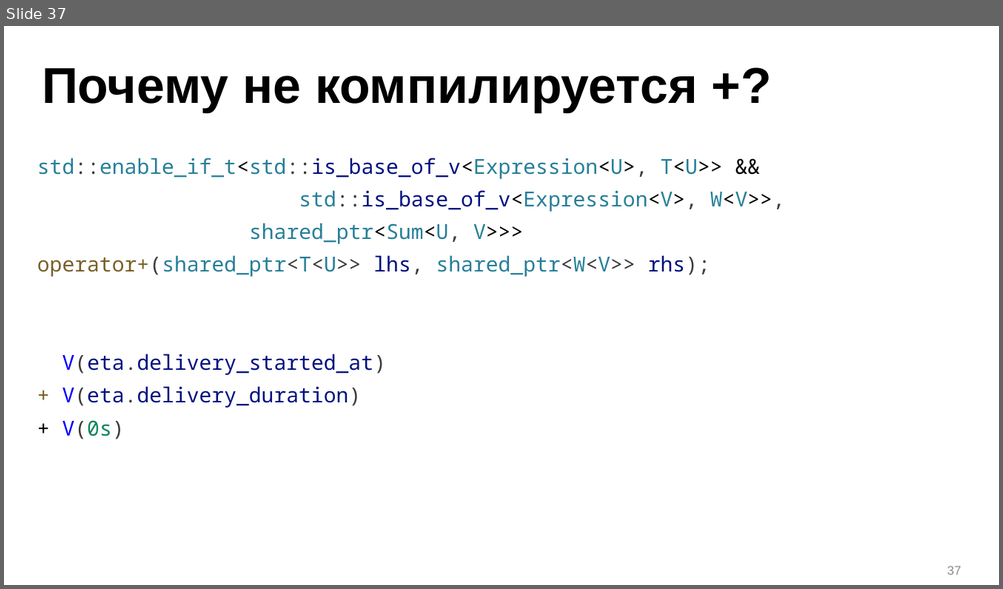
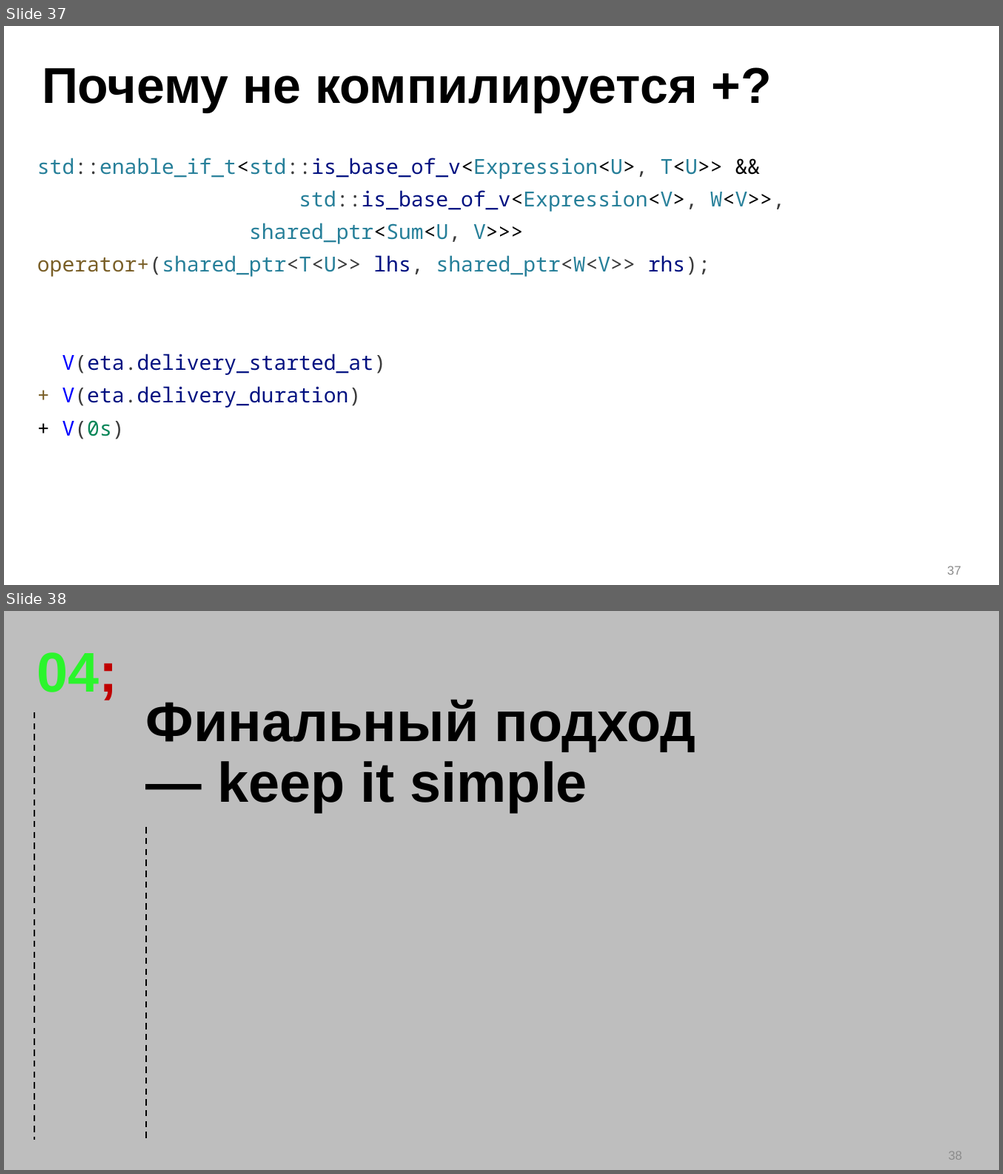
Before and after one commit to ishfb/zcc23, a slide deck: slides_new.pptx. Shown one above the other, each under a label of ours: slide 37 before the commit, slides 37 and 38 after it. The pictures are 1003x589 and 1003x1174 pixels, drawn with LibreOffice and Linux fonts; fonts in the diff are those of the drawing; background and template pictures are left out. Boxes give left, top, right and bottom in pixels: in the first picture for what was removed or moved away, otherwise in the second. Text is boxed around its words. In the diff, an @@ line names an element or a change of style, - is before the commit and + after.

```diff
--- a/slides_new.pptx
+++ b/slides_new.pptx
@@ slide 38 added at box(4, 611, 999, 1170), background #BEBEBE @@
@@ text added at box(37, 652, 117, 701), 54 pt, text #2BF52C, bold @@
+04;
@@ title added at box(146, 699, 696, 812), 54 pt, text #000000, bold @@
+Финальный подход — keep it simple
@@ line added from (34, 712) to (34, 1141), #000000 1.5 pt dashed @@
@@ line added from (146, 827) to (146, 1141), #000000 1.5 pt dashed @@
@@ page number added at box(948, 1152, 962, 1160), 12 pt, text #8C8C8C @@
+38
```
Also in this commit, not shown: 10 other slides added.
